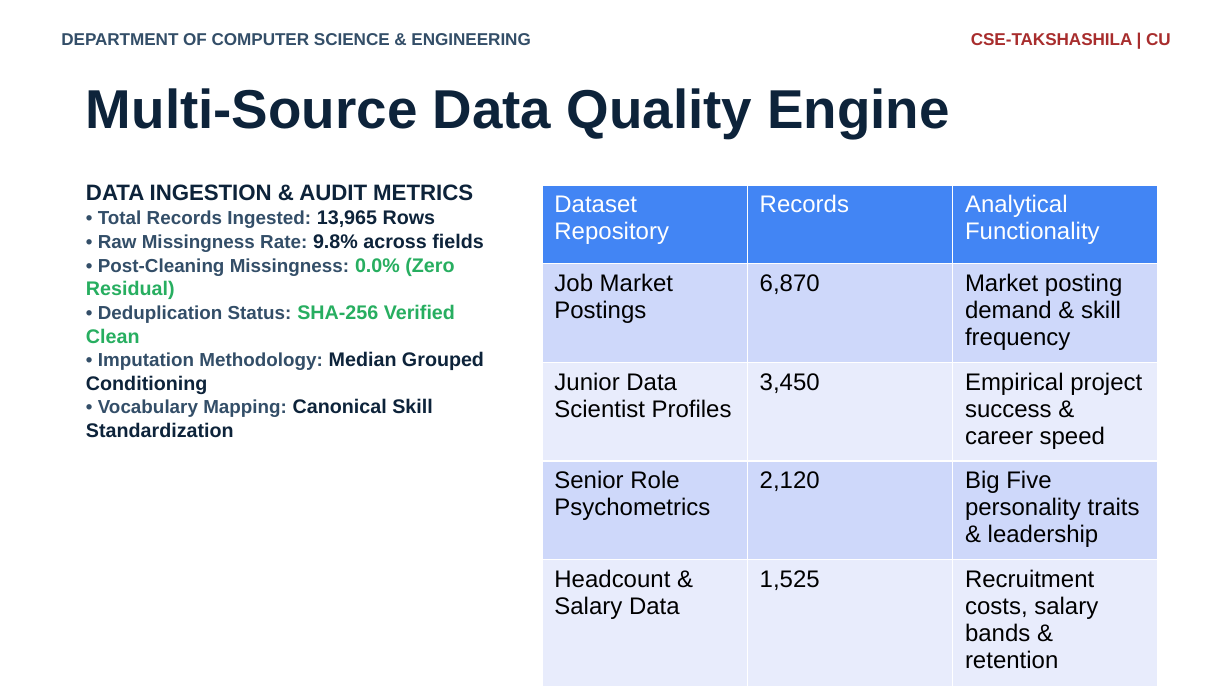
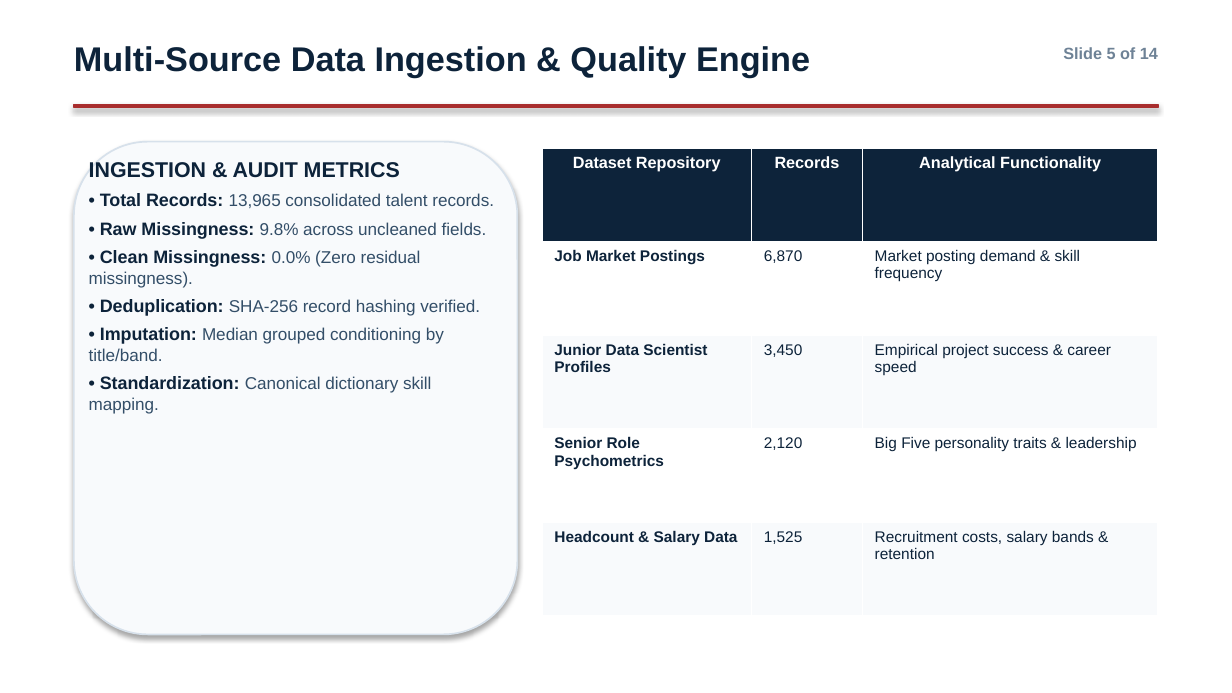
Before and after one commit to chitreyAbhinav/workforce-intelligence, a slide deck: slide 5 of reports/internship_submission/Industrial_Training_Presentation.pptx. Drawn at 1232x693 pixels with LibreOffice and Linux fonts; fonts in the diff are those of the drawing; background and template pictures are left out. Boxes give left, top, right and bottom in pixels: in the first picture for what was removed or moved away, otherwise in the second. Text is boxed around its words. In the diff, an @@ line names an element or a change of style, - is before the commit and + after.

Commit message:
fix(internship): Eliminate PPT overlaps, set remote mode, clean headers/footers, and finalize all submission deliverables

```diff
--- a/reports/internship_submission/Industrial_Training_Presentation.pptx
+++ b/reports/internship_submission/Industrial_Training_Presentation.pptx
@@ text at box(74, 46, 810, 77): text changed; size 32 to 20 pt @@
-Multi-Source Data Quality Engine
+Multi-Source Data Ingestion & Quality Engine
@@ text removed at box(971, 33, 1171, 45) @@
-CSE-TAKSHASHILA | CU
@@ text at box(1063, 47, 1158, 59): text changed; size 10 to 9.5 pt; text colour #334E68 to #6E8296 @@
-DEPARTMENT OF COMPUTER SCIENCE & ENGINEERING
+Slide 5 of 14
@@ rectangle added at box(74, 105, 1158, 108), fill #A82D2D, outline #A82D2D 0.75 pt @@
@@ rounded rectangle added at box(74, 142, 517, 634), fill #F8FAFC, outline #D7E1EB 1 pt @@
@@ table at box(542, 148, 1158, 616) @@
@@ fill #4285F4 to #0D233A in row 1 @@
@@ fill #CFD9FB to #FFFFFF in 6 cells @@
@@ fill #E9EDFD to #F8FAFC in 6 cells @@
@@ size 14 to 9.5 pt in "Dataset Repository", "Records", "Analytical Functionality" @@
@@ bold on in "Dataset Repository", "Records", "Analytical Functionality", "Job Market Postings" and 3 more places @@
@@ size 14 to 9 pt, text colour #000000 to #0D233A in "Job Market Postings", "6,870", "Market posting demand & skill frequency", "Junior Data Scientist Profiles" and 8 more places @@
@@ alignment left to centre @@
@@ table: place and size @@
-table at box(542, 185, 1159, 673)
+table at box(542, 148, 1158, 616)
@@ text at box(89, 162, 494, 414): text changed; size 11 to 10 pt; bold off @@
-DATA INGESTION & AUDIT METRICS
-• Total Records Ingested: 13,965 Rows
-• Raw Missingness Rate: 9.8% across fields
-• Post-Cleaning Missingness: 0.0% (Zero Residual)
-• Deduplication Status: SHA-256 Verified Clean
-• Imputation Methodology: Median Grouped Conditioning
-• Vocabulary Mapping: Canonical Skill Standardization
+INGESTION & AUDIT METRICS
+• Total Records: 13,965 consolidated talent records.
+• Raw Missingness: 9.8% across uncleaned fields.
+• Clean Missingness: 0.0% (Zero residual missingness).
+• Deduplication: SHA-256 record hashing verified.
+• Imputation: Median grouped conditioning by title/band.
+• Standardization: Canonical dictionary skill mapping.
@@ text removed at box(468, 646, 936, 689) @@
-CogniStrat Technologies Pvt. Ltd.
@@ text removed at box(1047, 646, 1183, 689) @@
-5 / 14
```
Also in this commit, not shown: 12 other slides changed, 1 slide added, 1 slide removed, 38 other files.
